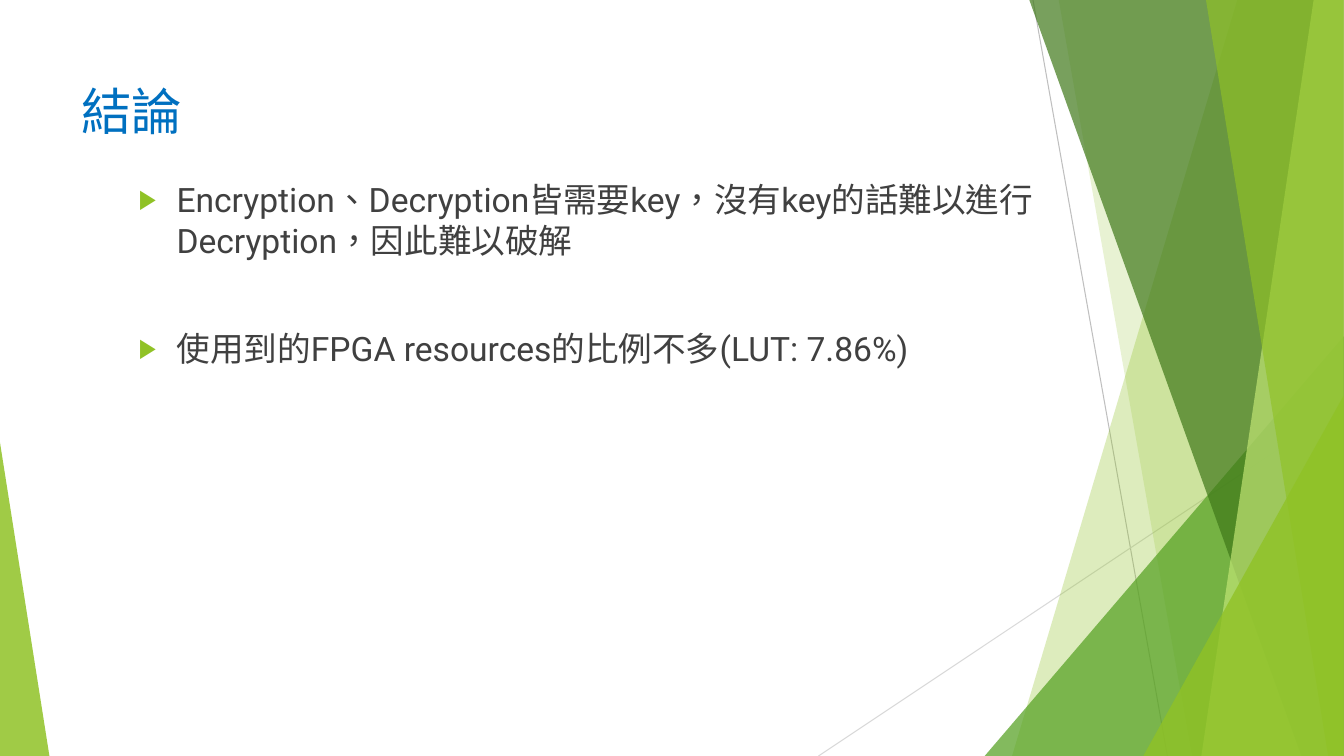
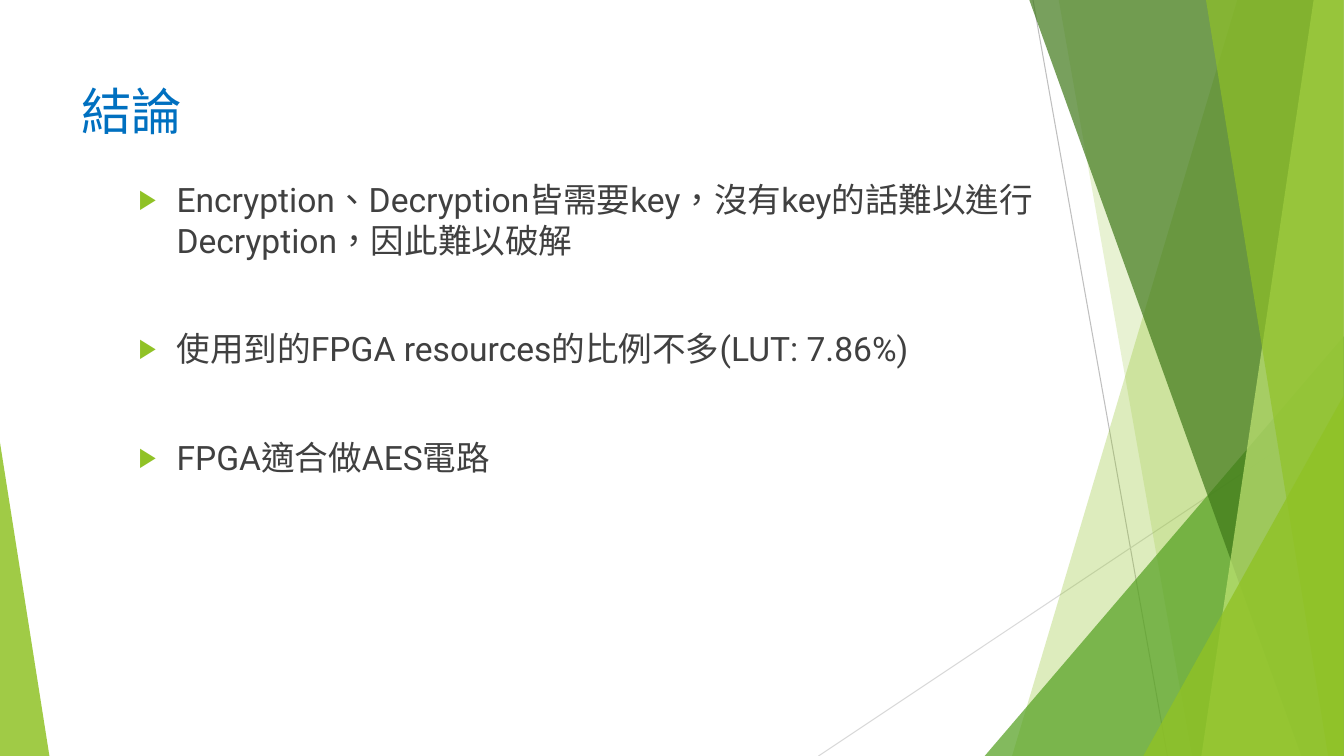
Before and after one commit to FPGAgroup5/2019_FPGA_Design_Group5, a slide deck: slide 24 of Final_project/FPGA_Group5_AES.pptx. Drawn at 1344x756 pixels with LibreOffice and Linux fonts; fonts in the diff are those of the drawing. Boxes give left, top, right and bottom in pixels: in the first picture for what was removed or moved away, otherwise in the second. Text is boxed around its words. In the diff, an @@ line names an element or a change of style, - is before the commit and + after.

Commit message:
update ppt and README

```diff
--- a/Final_project/FPGA_Group5_AES.pptx
+++ b/Final_project/FPGA_Group5_AES.pptx
@@ text at (177, 441, 491, 473): paragraph added @@
+▶ FPGA適合做AES電路
```
Also in this commit, not shown: 1 other file.
